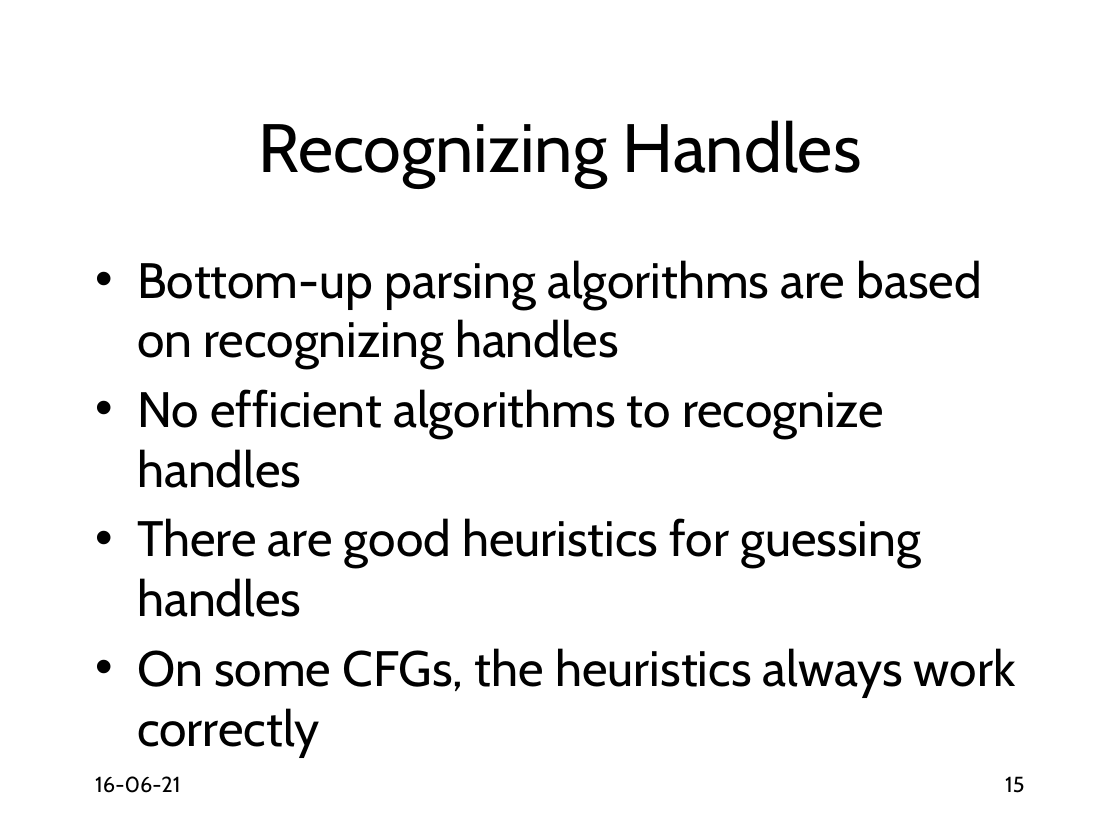
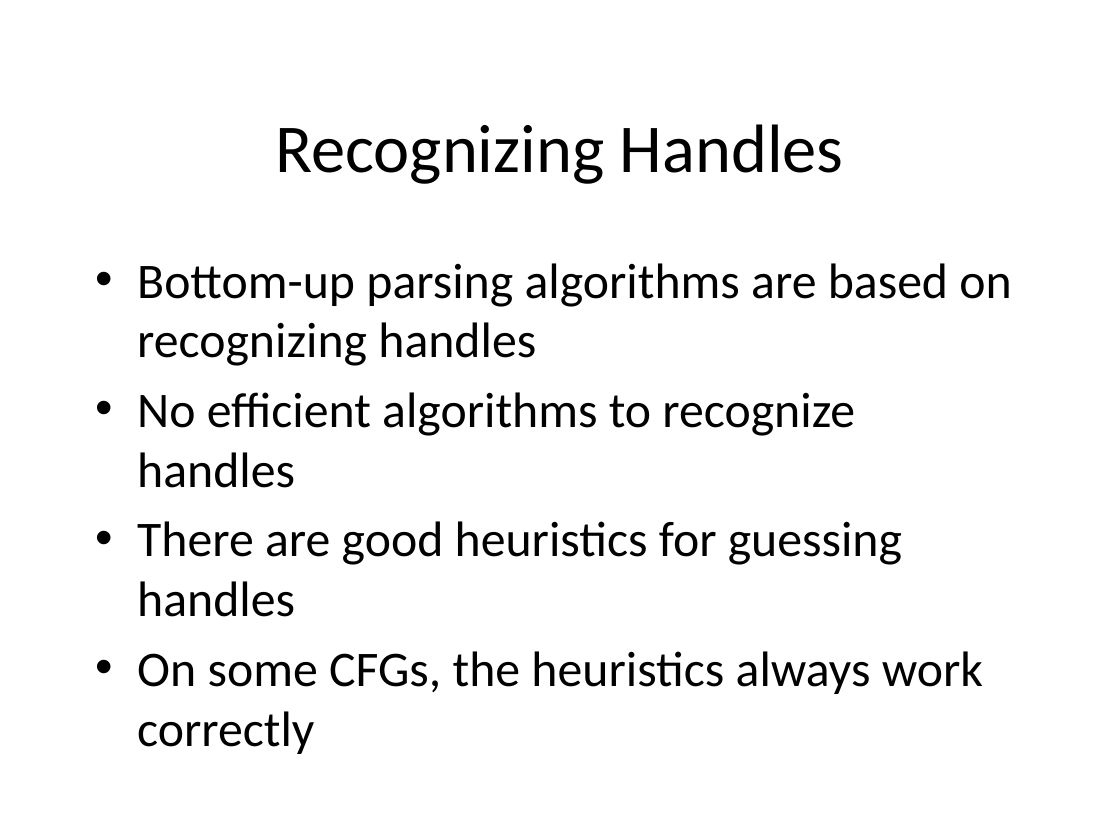
Before and after one commit to anoopsarkar/compilers-class, a slide deck: slide 15 of assets/ppt/parsing/lr1-shift-reduce-parsing.pptx. Drawn at 1120x840 pixels with LibreOffice and Linux fonts; fonts in the diff are those of the drawing. Boxes give left, top, right and bottom in pixels: in the first picture for what was removed or moved away, otherwise in the second. Text is boxed around its words. In the diff, an @@ line names an element or a change of style, - is before the commit and + after.

```diff
--- a/assets/ppt/parsing/lr1-shift-reduce-parsing.pptx
+++ b/assets/ppt/parsing/lr1-shift-reduce-parsing.pptx
@@ title "Recognizing Handles" at box(275, 124, 844, 184): font Cabin to Calibri @@
@@ text "Bottom-up parsing algorithms are based ..." at box(137, 263, 1011, 754): font Cabin to Calibri @@
@@ text removed at box(95, 776, 180, 793) @@
-16-06-21
@@ page number removed at box(1005, 776, 1024, 793) @@
-15
```
Also in this commit, not shown: 15 other slides changed, 2 other files.
